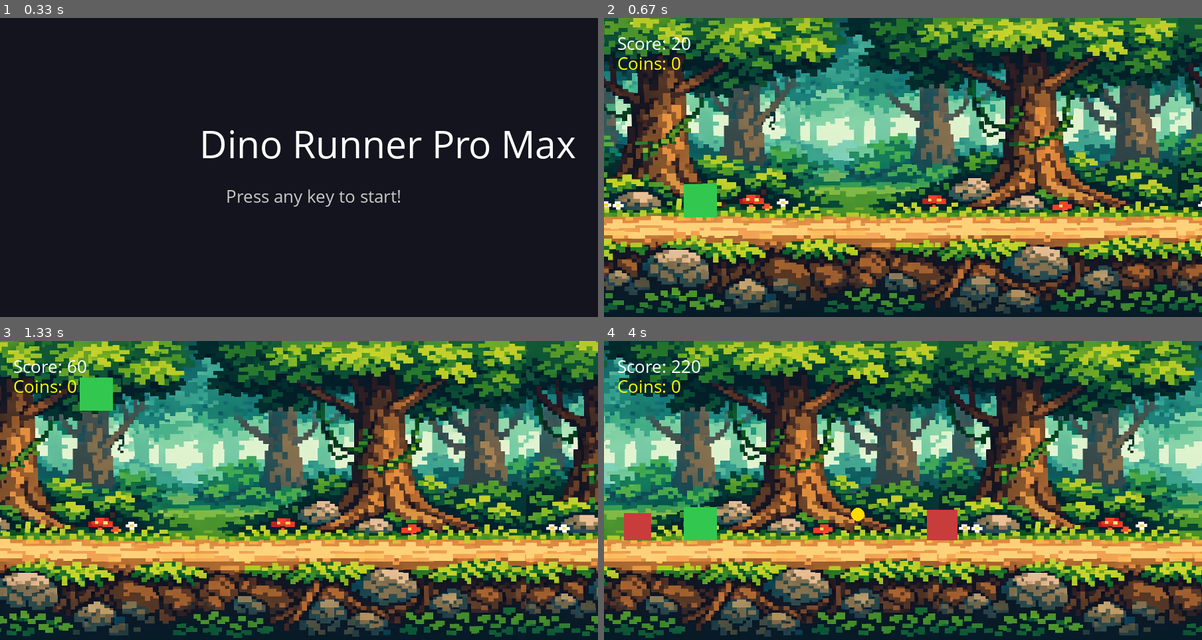
Above: before the commit, frames 1-4 (two rows, left to right).
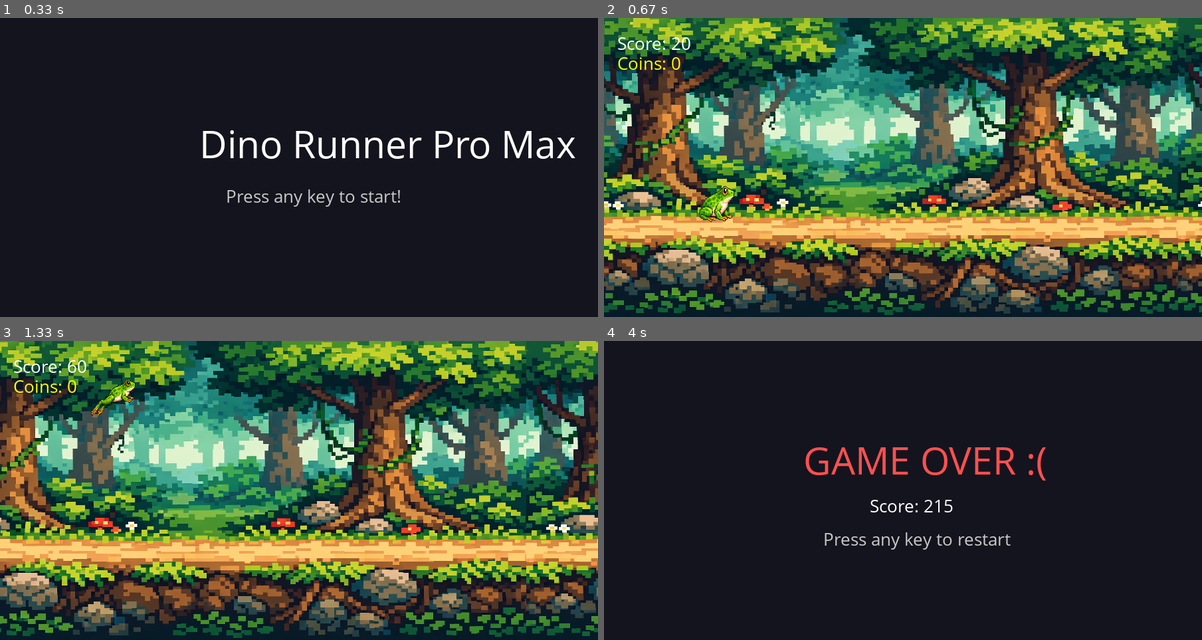
Above: after the commit, the same moments.

Repository: babospal/Pygame10A_C
Game: pygame game, started from main.py
The game is run twice, just before and just after one commit, with the same random seed, the same clock (stepped at 60 frames per second) and the same inputs.
Inputs:
- Up to frame 1 (0.33 s): no input
- Up to frame 2 (0.67 s): tap Space at 0.33 s
- Up to frame 3 (1.33 s): tap Space at 0.67, 1.07 s
- Up to frame 4 (4 s): tap Space at 1.37, 1.9, 2.2, 2.4, 2.7, 2.97, 3.3, 3.6, 3.73 s

Frame 1 is identical in both runs. In frame 2, 0.9% of the frame differs, in the area x 13-22%, y 55-69%; in frame 3, 0.8%; in frame 4, 81%, in the area x 0-100%, y 0-100%.

Commit message:
added images and ground Y rework, still needs hitbox rework for player

Diff:
--- a/Obstacle.py
+++ b/Obstacle.py
@@ -19,6 +19,30 @@
 
         self.speed: float = speed
 
+        # Load images
+        big_img = pygame.image.load("tree_trunk_big.png").convert_alpha()
+        small_img = pygame.image.load("tree_trunk_small.png").convert_alpha()
+
+        # Choose type
+        if random.randint(0, 1) == 0:
+            # BIG obstacle
+            target_height = 120
+            scale = target_height / big_img.get_height()
+            new_width = int(big_img.get_width() * scale)
+            self.image = pygame.transform.scale(big_img, (new_width, target_height))
+
+        else:
+            # SMALL obstacle
+            target_height = 70
+            scale = target_height / small_img.get_height()
+            new_width = int(small_img.get_width() * scale)
+            self.image = pygame.transform.scale(small_img, (new_width, target_height))
+
+        # Set rect based on the final image
+        self.rect: pygame.Rect = self.image.get_rect()
+        self.rect.x = WIDTH
+        self.rect.bottom = GROUND_Y  # Align bottom to the ground
+
     def update(self) -> None:
         self.rect.x -= int(self.speed)
 
--- a/Player.py
+++ b/Player.py
@@ -5,9 +5,19 @@
 class Player(pygame.sprite.Sprite):
     def __init__(self) -> None:
         super().__init__()
-        self.image: pygame.Surface = pygame.Surface((50, 50))
-        self.image.fill((50, 200, 80))
+        # load images
+        self.frog = pygame.transform.scale(
+            pygame.image.load("frog.png").convert_alpha(), (100, 100)
+        )
+        self.frog_jumping = pygame.transform.scale(
+            pygame.image.load("frog_jumping.png").convert_alpha(),
+            (100, 100),
+        )
+
+        # set default image
+        self.image: pygame.Surface = self.frog
         self.rect: pygame.Rect = self.image.get_rect()
+
         self.rect.x = 120
         self.rect.bottom = GROUND_Y
 
@@ -26,7 +36,14 @@
         self.vel_y += self.gravity
         self.rect.y += int(self.vel_y)
 
+        # ground check
         if self.rect.bottom >= GROUND_Y:
             self.rect.bottom = GROUND_Y
             self.vel_y = 0.0
             self.jump_count = 0
+
+        # 👇 IMAGE SWITCHING LOGIC
+        if self.rect.bottom < GROUND_Y:
+            self.image = self.frog_jumping
+        else:
+            self.image = self.frog
--- a/Settings.py
+++ b/Settings.py
@@ -1,4 +1,4 @@
 HEIGHT = 450
 WIDTH = 900
 FPS = 60
-GROUND_Y = 300
+GROUND_Y = 330
Binary file added: frog.png
Binary file added: frog_jumping.png
Binary file added: tree_trunk_big.png
Binary file added: tree_trunk_small.png
